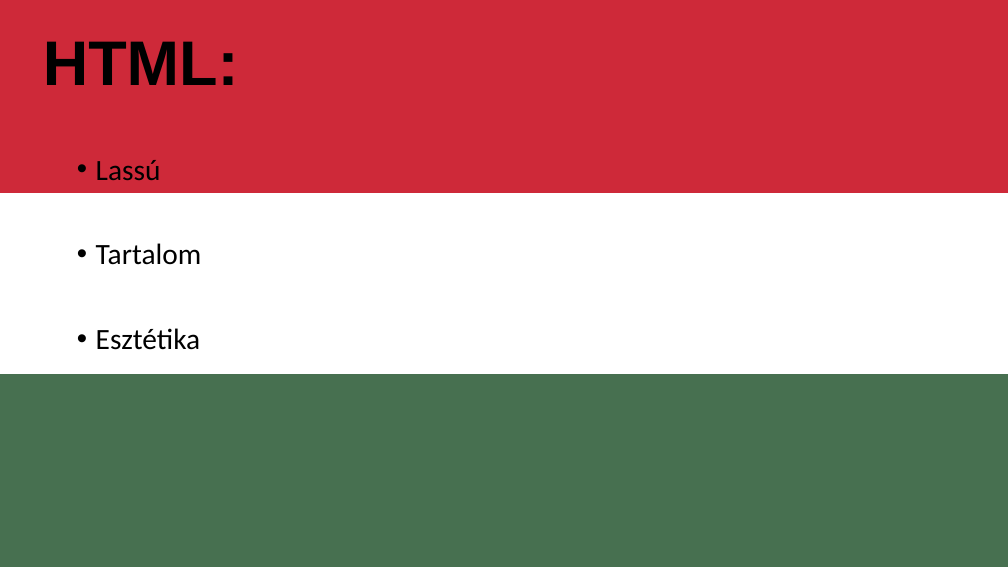
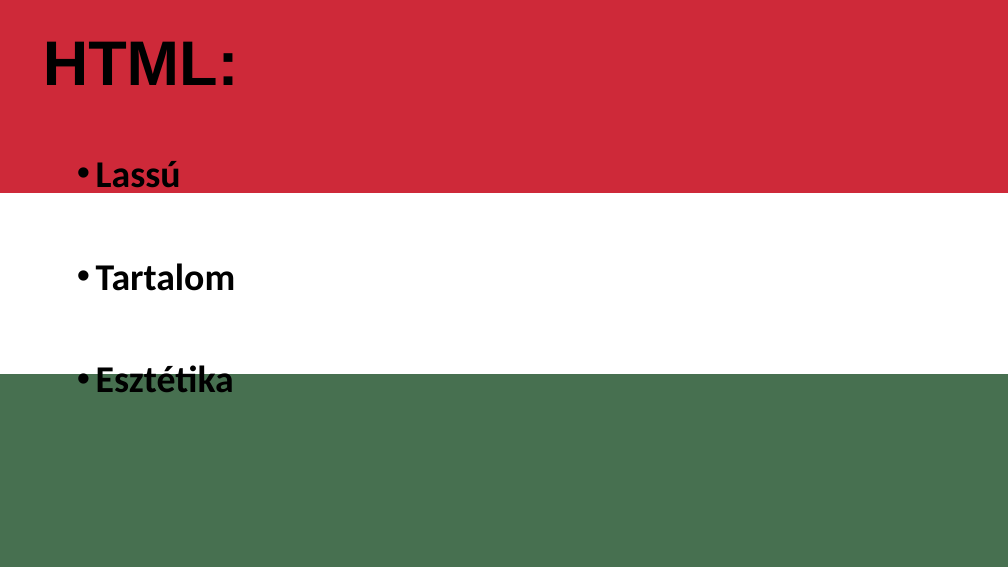
Before and after one commit to kiralygergelyckik/Irodalom, a slide deck: slide 2 of Csoportmunka/A MAGYAR IRODALOM.pptx. Drawn at 1008x567 pixels with LibreOffice and Linux fonts; fonts in the diff are those of the drawing. Boxes give left, top, right and bottom in pixels: in the first picture for what was removed or moved away, otherwise in the second. Text is boxed around its words. In the diff, an @@ line names an element or a change of style, - is before the commit and + after.

```diff
--- a/Csoportmunka/A MAGYAR IRODALOM.pptx
+++ b/Csoportmunka/A MAGYAR IRODALOM.pptx
@@ text "Lassú" at (x1=96, y1=161, x2=236, y2=392): size 28 to 36 pt, bold on @@
```
Also in this commit, not shown: 1 other slide changed.
